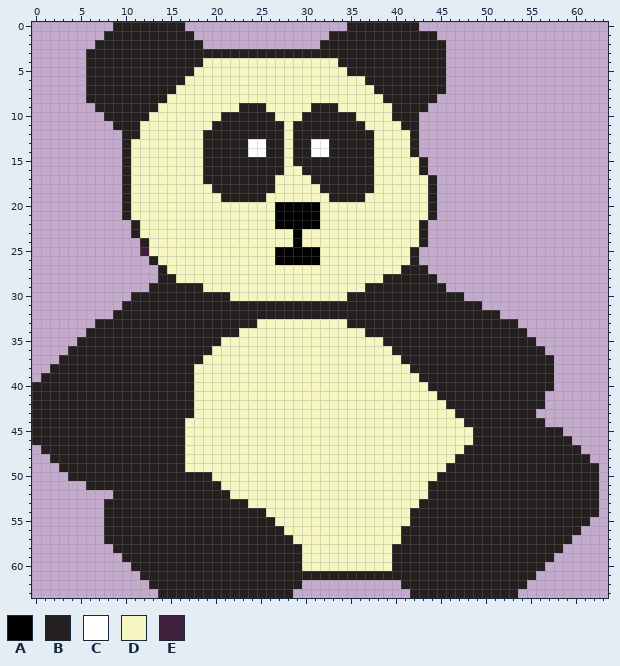
Two versions of one pixel-art file, Sprites/quarto/panda.aseprite. The first picture shows the starting point.
64x64 pixels, 1 frame.
Palette (. is transparent): A #000000  B #242020  C #ffffff  D #f5f6c1  E #3f1f3c
Pixels before (only the part around the change), first column x 0:
 0 .........BBBBBBBB..................BBBBBBBB.................
 1 ........BBBBBBBBBB...............BBBBBBBBBBBB...............
 2 .......BBBBBBBBBBBB.............BBBBBBBBBBBBBB..............
 3 ......BBBBBBBBBBBBBBBBBBBBBBBBBBBBBBBBBBBBBBBB..............
 4 ......BBBBBBBBBBBBBDDDDDDDDDDDDDDDBBBBBBBBBBBB..............
 5 ......BBBBBBBBBBBBDDDDDDDDDDDDDDDDDBBBBBBBBBBB..............
 6 ......BBBBBBBBBBBDDDDDDDDDDDDDDDDDDDDBBBBBBBBB..............
 7 ......BBBBBBBBBBDDDDDDDDDDDDDDDDDDDDDDBBBBBBBB..............
 8 ......BBBBBBBBBDDDDDDDDDDDDDDDDDDDDDDDDBBBBBB...............
 9 .......BBBBBBBDDDDDDDDDBBBDDDDDBBBDDDDDDBBBB................
10 ........BBBBBDDDDDDDDBBBBBBDDDBBBBBBDDDDBBB.................
11 .........BBBDDDDDDDDBBBBBBBBDBBBBBBBBDDDDBB.................
12 ..........BBDDDDDDDBBBBBBBBBDBBBBBBBBBDDDDB.................
13 ..........BDDDDDDDDBBBBBCCBBDBBCCBBBBBDDDDB.................
14 ..........BDDDDDDDDBBBBBCCBBDBBCCBBBBBDDDDB.................
15 ..........BDDDDDDDDBBBBBBBBBDBBBBBBBBBDDDDDB................
16 ..........BDDDDDDDDBBBBBBBBBDDBBBBBBBBDDDDDB................
17 ..........BDDDDDDDDBBBBBBBBDDDDBBBBBBBDDDDDDB...............
18 ..........BDDDDDDDDDBBBBBBBDDDDDBBBBBBDDDDDDB...............
19 ..........BDDDDDDDDDDBBBBBDDDDDDDBBBBDDDDDDDB...............
20 ..........BDDDDDDDDDDDDDDDDAAAAADDDDDDDDDDDDB...............
21 ..........BDDDDDDDDDDDDDDDDAAAAADDDDDDDDDDDDB...............
22 ...........BDDDDDDDDDDDDDDDAAAAADDDDDDDDDDDB................
23 ...........BDDDDDDDDDDDDDDDDDADDDDDDDDDDDDDB................
24 ............BDDDDDDDDDDDDDDDDADDDDDDDDDDDDDB................
25 ............EDDDDDDDDDDDDDDAAAAADDDDDDDDDDB.................
26 .............BDDDDDDDDDDDDDAAAAADDDDDDDDDDB.................
27 ..............BDDDDDDDDDDDDDDDDDDDDDDDDDDBBB................
28 ..............BBDDDDDDDDDDDDDDDDDDDDDDDBBBBBB...............
29 .............BBBBBBDDDDDDDDDDDDDDDDDDBBBBBBBBB..............
30 ...........BBBBBBBBBBBDDDDDDDDDDDDDBBBBBBBBBBBBB............
31 ..........BBBBBBBBBBBBBBBBBBBBBBBBBBBBBBBBBBBBBBBB..........
32 .........BBBBBBBBBBBBBBBBBBBBBBBBBBBBBBBBBBBBBBBBBBB........
33 .......BBBBBBBBBBBBBBBBBBDDDDDDDDDDBBBBBBBBBBBBBBBBBBB......
34 ......BBBBBBBBBBBBBBBBBDDDDDDDDDDDDDDBBBBBBBBBBBBBBBBBB.....
35 .....BBBBBBBBBBBBBBBBDDDDDDDDDDDDDDDDDDBBBBBBBBBBBBBBBBB....
36 ....BBBBBBBBBBBBBBBBDDDDDDDDDDDDDDDDDDDDBBBBBBBBBBBBBBBBB...
37 ...BBBBBBBBBBBBBBBBDDDDDDDDDDDDDDDDDDDDDDBBBBBBBBBBBBBBBBB..
38 ..BBBBBBBBBBBBBBBBDDDDDDDDDDDDDDDDDDDDDDDDBBBBBBBBBBBBBBBB..
39 .BBBBBBBBBBBBBBBBBDDDDDDDDDDDDDDDDDDDDDDDDDBBBBBBBBBBBBBBB..
40 BBBBBBBBBBBBBBBBBBDDDDDDDDDDDDDDDDDDDDDDDDDDBBBBBBBBBBBBBB..
41 BBBBBBBBBBBBBBBBBBDDDDDDDDDDDDDDDDDDDDDDDDDDDBBBBBBBBBBBB...
42 BBBBBBBBBBBBBBBBBBDDDDDDDDDDDDDDDDDDDDDDDDDDDDBBBBBBBBBBB...
43 BBBBBBBBBBBBBBBBBBDDDDDDDDDDDDDDDDDDDDDDDDDDDDDBBBBBBBBB....
44 BBBBBBBBBBBBBBBBBDDDDDDDDDDDDDDDDDDDDDDDDDDDDDDDBBBBBBBBB...
45 BBBBBBBBBBBBBBBBBDDDDDDDDDDDDDDDDDDDDDDDDDDDDDDDDBBBBBBBBBB.
46 BBBBBBBBBBBBBBBBBDDDDDDDDDDDDDDDDDDDDDDDDDDDDDDDDBBBBBBBBBBB
47 .BBBBBBBBBBBBBBBBDDDDDDDDDDDDDDDDDDDDDDDDDDDDDDDBBBBBBBBBBBB
48 ..BBBBBBBBBBBBBBBDDDDDDDDDDDDDDDDDDDDDDDDDDDDDDBBBBBBBBBBBBB
49 ...BBBBBBBBBBBBBBDDDDDDDDDDDDDDDDDDDDDDDDDDDDDBBBBBBBBBBBBBB
50 ....BBBBBBBBBBBBBBBBDDDDDDDDDDDDDDDDDDDDDDDDDBBBBBBBBBBBBBBB
51 ......BBBBBBBBBBBBBBBDDDDDDDDDDDDDDDDDDDDDDDBBBBBBBBBBBBBBBB
52 .........BBBBBBBBBBBBBDDDDDDDDDDDDDDDDDDDDDDBBBBBBBBBBBBBBBB
53 ........BBBBBBBBBBBBBBBBDDDDDDDDDDDDDDDDDDDBBBBBBBBBBBBBBBBB
54 ........BBBBBBBBBBBBBBBBBBDDDDDDDDDDDDDDDDBBBBBBBBBBBBBBBBBB
55 ........BBBBBBBBBBBBBBBBBBBDDDDDDDDDDDDDDDBBBBBBBBBBBBBBBBBB
56 ........BBBBBBBBBBBBBBBBBBBBDDDDDDDDDDDDDBBBBBBBBBBBBBBBBBBB
57 ........BBBBBBBBBBBBBBBBBBBBBDDDDDDDDDDDDBBBBBBBBBBBBBBBBBBB
58 .........BBBBBBBBBBBBBBBBBBBBBDDDDDDDDDDBBBBBBBBBBBBBBBBBBB.
59 ..........BBBBBBBBBBBBBBBBBBBBDDDDDDDDDDBBBBBBBBBBBBBBBBBB..
60 ...........BBBBBBBBBBBBBBBBBBBDDDDDDDDDDBBBBBBBBBBBBBBBBB...
61 ............BBBBBBBBBBBBBBBBBBBBBBBBBBBBBBBBBBBBBBBBBBBB....
62 .............BBBBBBBBBBBBBBBBB...........BBBBBBBBBBBBBB.....
63 ..............BBBBBBBBBBBBBBB.............BBBBBBBBBBBB......
And afterwards:
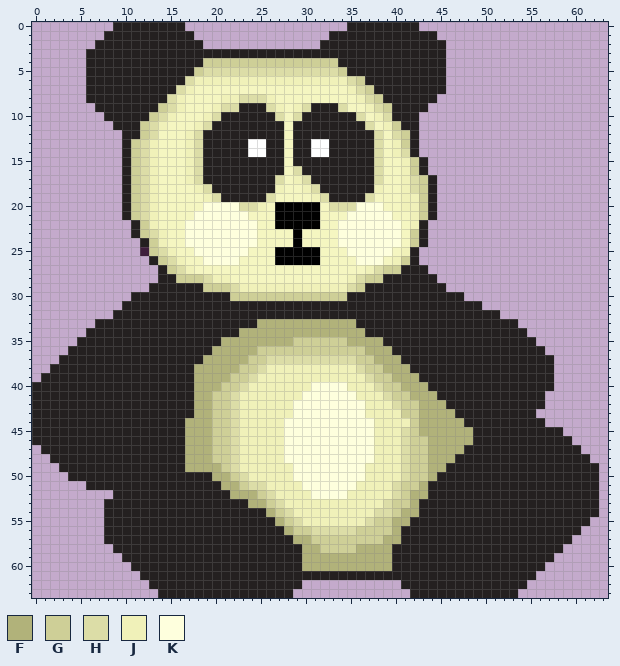
Colours new in this view: F #b1b27a  G #cecf97  H #dcdda7  J #f0f1b9  K #feffdd
Diff:
layer "sombra" added
Layer "sombra":
y 4: x 19..33 DDDDDDDDDDDDDDD -> GGGGGGGGGGGGGGG
y 5: x 18..34 DDDDDDDDDDDDDDDDD -> GHHHHHHHHHHHHHHHG
y 6: x 17..36 DDDDDDDDDDDDDDDDDDDD -> HJJJJJJJJJJJJJJJJJHG
y 7: x 16..17 DD -> HJ; x 35..37 DDD -> JHG
y 8: x 15..16 DD -> HJ; x 21..26 DDDDDD -> JJHHHJ; x 36..38 DDD -> JHG
y 9: x 14..16 DDD -> GHJ; x 20..22 DDD -> JHH; x 26..27 DD -> HJ; x 29..30 DD -> JH; x 34 D -> H; x 37..39 DDD -> JHG
y 10: x 13..15 DDD -> GHJ; x 19..20 DD -> JH; x 27 D -> H; x 29 D -> H; x 36 D -> H; x 38..39 DD -> JH
y 11: x 12..14 DDD -> GHJ; x 18..19 DD -> JH; x 37 D -> H; x 39..40 DD -> JG
y 12: x 12..13 DD -> GH; x 17..18 DD -> JH; x 38 D -> H; x 40..41 DD -> HG
y 13: x 11..13 DDD -> GHJ; x 17..18 DD -> JH; x 38 D -> H; x 40..41 DD -> JG
y 14: x 11..13 DDD -> GHJ; x 17..18 DD -> JH; x 38 D -> H; x 40..41 DD -> JH
y 15: x 11..13 DDD -> GHJ; x 17..18 DD -> JH; x 38 D -> H; x 41..42 DD -> JG
y 16: x 11..13 DDD -> GHJ; x 17..18 DD -> JH; x 29 D -> H; x 38 D -> H; x 41..42 DD -> JG
y 17: x 11..13 DDD -> GHJ; x 17..18 DD -> JH; x 27 D -> H; x 29..30 DD -> JH; x 38 D -> H; x 41..43 DDD -> JHG
y 18: x 11..13 DDD -> GHJ; x 18..19 DD -> JH; x 27 D -> J; x 30..31 DD -> JH; x 38 D -> J; x 41..43 DDD -> JHG
y 19: x 11..13 DDD -> GHJ; x 19..20 DD -> JH; x 26 D -> H; x 31..32 DD -> JH; x 37 D -> H; x 41..43 DDD -> JJG
y 20: x 11..13 DDD -> GHJ; x 19..25 DDDDDDD -> KKKKHHJ; x 33..38 DDDDDD -> HHHKKK; x 41..43 DDD -> JJG
y 21: x 11..13 DDD -> GHJ; x 18..23 DDDDDD -> KKKKKK; x 35..39 DDDDD -> KKKKK; x 42..43 DD -> JG
y 22: x 12..13 DD -> GJ; x 17..24 DDDDDDDD -> KKKKKKKK; x 34..40 DDDDDDD -> KKKKKKK; x 42 D -> J
y 23: x 12..14 DDD -> GHJ; x 17..24 DDDDDDDD -> KKKKKKKK; x 34..40 DDDDDDD -> KKKKKKK; x 42 D -> G
y 24: x 13..14 DD -> GJ; x 17..24 DDDDDDDD -> KKKKKKKK; x 34..40 DDDDDDD -> KKKKKKK; x 42 D -> G
y 25: x 13..15 DDD -> GHJ; x 18..23 DDDDDD -> KKKKKK; x 35..39 DDDDD -> KKKKK; x 41 D -> J
y 26: x 14..16 DDD -> GHJ; x 19..22 DDDD -> KKKK; x 36..38 DDD -> KKK; x 40..41 DD -> JG
y 27: x 15..17 DDD -> GHJ; x 37..40 DDDD -> JHGG
y 28: x 16..21 DDDDDD -> GGGHJJ; x 35..38 DDDD -> JHGG
y 29: x 19..36 DDDDDDDDDDDDDDDDDD -> GGGHJJJJJJJJJJJJHG
y 30: x 22..34 DDDDDDDDDDDDD -> GGGGGGGGGGGGG
y 33: x 25..35 DDDDDDDDDDB -> FFFFFFFFFFF
y 34: x 23..36 DDDDDDDDDDDDDD -> FFFFFFFFFFFFFF
y 35: x 21..38 DDDDDDDDDDDDDDDDDD -> FFFFFFFFGGGGGGFFFF
y 36: x 20..39 DDDDDDDDDDDDDDDDDDDD -> FFFFFGGGGGGGGGGGGFFF
y 37: x 19..40 DDDDDDDDDDDDDDDDDDDDDD -> FFFFFGGHHHHHHHHHHGGFFF
y 38: x 18..41 DDDDDDDDDDDDDDDDDDDDDDDD -> FFFFFGGHJJJJJJJJJJHGGFFF
y 39: x 18..42 DDDDDDDDDDDDDDDDDDDDDDDDD -> FFFFGGHJJJJJJJJJJJJHGGFFF
y 40: x 18..43 DDDDDDDDDDDDDDDDDDDDDDDDDD -> FFFGGHJJJJJJJKKKKJJJHGGFFF
y 41: x 18..44 DDDDDDDDDDDDDDDDDDDDDDDDDDD -> FFGGHJJJJJJJKKKKKKJJJHGGFFF
y 42: x 18..45 DDDDDDDDDDDDDDDDDDDDDDDDDDDD -> FFGGHJJJJJJKKKKKKKKJJJHGGFFF
y 43: x 18..46 DDDDDDDDDDDDDDDDDDDDDDDDDDDDD -> FFGGHJJJJJJKKKKKKKKJJJJGGFFFF
y 44: x 17..47 DDDDDDDDDDDDDDDDDDDDDDDDDDDDDDD -> FFFGGHJJJJJKKKKKKKKKKJJJJGFFFFF
y 45: x 17..48 DDDDDDDDDDDDDDDDDDDDDDDDDDDDDDDD -> FFFGGHJJJJJKKKKKKKKKKJJJHGFFFFFF
y 46: x 17..48 DDDDDDDDDDDDDDDDDDDDDDDDDDDDDDDD -> FFFGGHJJJJJKKKKKKKKKKJJJHGGFFFFF
y 47: x 17..47 DDDDDDDDDDDDDDDDDDDDDDDDDDDDDDD -> FFFGGHJJJJJKKKKKKKKKKJJJHGGFFFF
y 48: x 17..46 DDDDDDDDDDDDDDDDDDDDDDDDDDDDDD -> FFFGGHJJJJJKKKKKKKKKKJJJHGGFFF
y 49: x 17..45 DDDDDDDDDDDDDDDDDDDDDDDDDDDDD -> FFFFGHJJJJJJKKKKKKKKJJJJHGGFF
y 50: x 20..44 DDDDDDDDDDDDDDDDDDDDDDDDD -> FFGHJJJJJKKKKKKKKJJJJHGGF
y 51: x 21..43 DDDDDDDDDDDDDDDDDDDDDDD -> FFGHHJJJJKKKKKKJJJJHGGF
y 52: x 22..43 DDDDDDDDDDDDDDDDDDDDDD -> FFFGHJJJJKKKKJJJJJHGFF
y 53: x 24..42 DDDDDDDDDDDDDDDDDDD -> FFGHJJJJJJJJJJJHGGF
y 54: x 26..42 DDDDDDDDDDDDDDDDB -> FGHJJJJJJJJJHHGFF
y 55: x 27..41 DDDDDDDDDDDDDDD -> FGHJJJJJJJHGGFF
y 56: x 28..40 DDDDDDDDDDDDD -> FGGHHHHHGGGGF
y 57: x 29..40 DDDDDDDDDDDD -> FFGGGGGGGGFF
y 58: x 30..39 DDDDDDDDDD -> FFGGGGFFFF
y 59..60: x 30..39 DDDDDDDDDD -> FFFFFFFFFF
